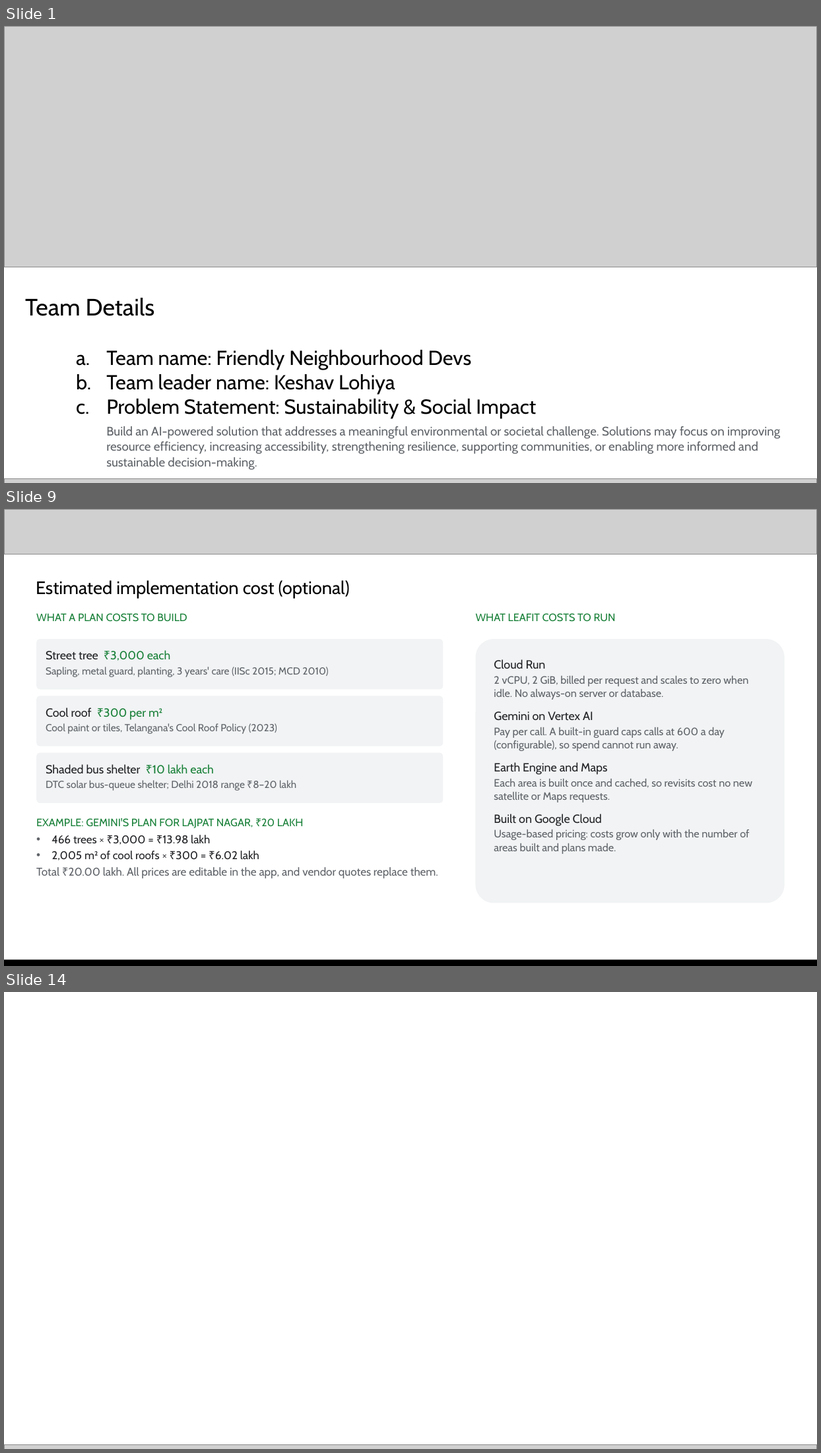
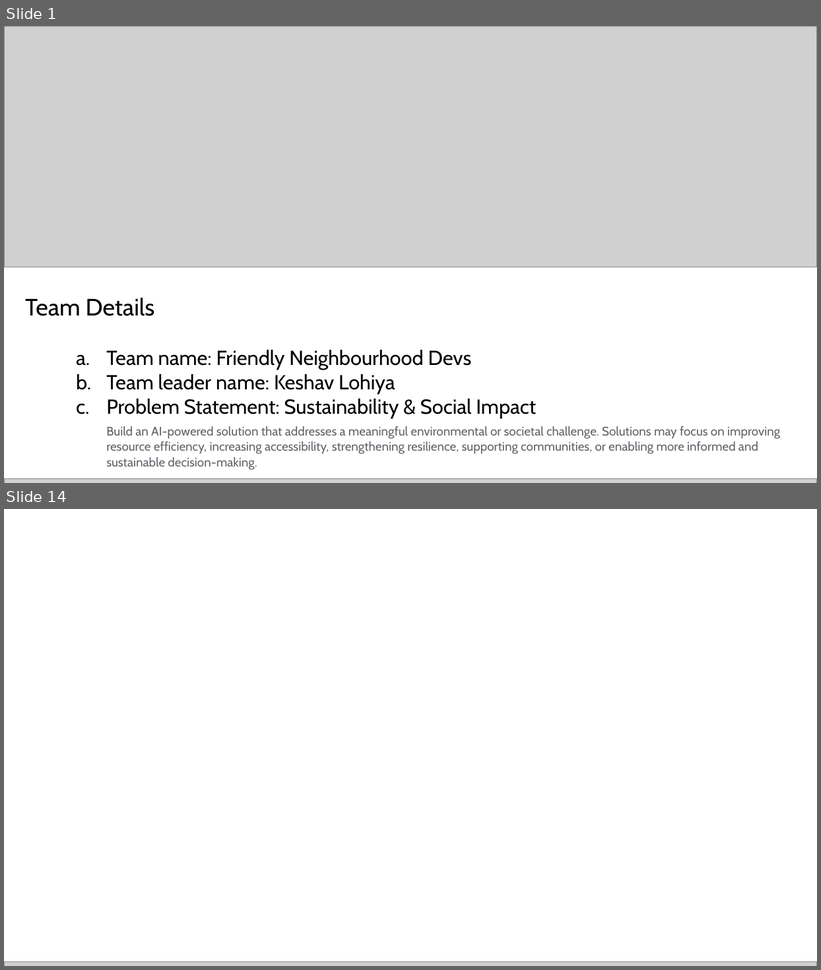
Before and after one commit to lohiyakeshav/LeafIt, a slide deck: docs/submission/LeafIt_Submission.pptx. Shown one above the other, each under a label of ours: slides 1, 9 and 14 before the commit, slides 1 and 14 after it; the slides between them are not shown. The pictures are 821x1453 and 821x970 pixels, drawn with LibreOffice and Linux fonts; fonts in the diff are those of the drawing; grey boxes stand for pictures; background and template pictures are left out. Boxes give left, top, right and bottom in pixels: in the first picture for what was removed or moved away, otherwise in the second. Text is boxed around its words. In the diff, an @@ line names an element or a change of style, - is before the commit and + after.

```diff
--- a/docs/submission/LeafIt_Submission.pptx
+++ b/docs/submission/LeafIt_Submission.pptx
@@ slide 9 removed at (4, 509, 817, 966), background #FFFFFF @@
@@ picture removed at (4, 509, 817, 554) @@
@@ text removed at (36, 580, 350, 598) @@
-Estimated implementation cost (optional)
@@ text removed at (36, 613, 187, 622) @@
-WHAT A PLAN COSTS TO BUILD
@@ text removed at (476, 613, 616, 622) @@
-WHAT LEAFIT COSTS TO RUN
@@ rounded rectangle removed at (36, 639, 443, 690) @@
-Street tree ₹3,000 each
-Sapling, metal guard, planting, 3 years' care (IISc 2015; MCD 2010)
@@ rounded rectangle removed at (476, 639, 785, 904) @@
-Cloud Run
-2 vCPU, 2 GiB, billed per request and scales to zero when idle. No always-on server or database.
-Gemini on Vertex AI
-Pay per call. A built-in guard caps calls at 600 a day (configurable), so spend cannot run away.
-Earth Engine and Maps
-Each area is built once and cached, so revisits cost no new satellite or Maps requests.
-Built on Google Cloud
-Usage-based pricing: costs grow only with the number of areas built and plans made.
@@ rounded rectangle removed at (36, 696, 443, 747) @@
-Cool roof ₹300 per m²
-Cool paint or tiles, Telangana's Cool Roof Policy (2023)
@@ rounded rectangle removed at (36, 753, 443, 803) @@
-Shaded bus shelter ₹10 lakh each
-DTC solar bus-queue shelter; Delhi 2018 range ₹8–20 lakh
@@ text removed at (36, 818, 438, 879) @@
-EXAMPLE: GEMINI'S PLAN FOR LAJPAT NAGAR, ₹20 LAKH
-• 466 trees × ₹3,000 = ₹13.98 lakh
-• 2,005 m² of cool roofs × ₹300 = ₹6.02 lakh
-Total ₹20.00 lakh. All prices are editable in the app, and vendor quotes replace them.
@@ picture removed at (4, 962, 817, 966) @@
@@ rectangle removed at (4, 960, 817, 966) @@
```
Also in this commit, not shown: 11 slides changed, 1 slide added, 2 other files.
